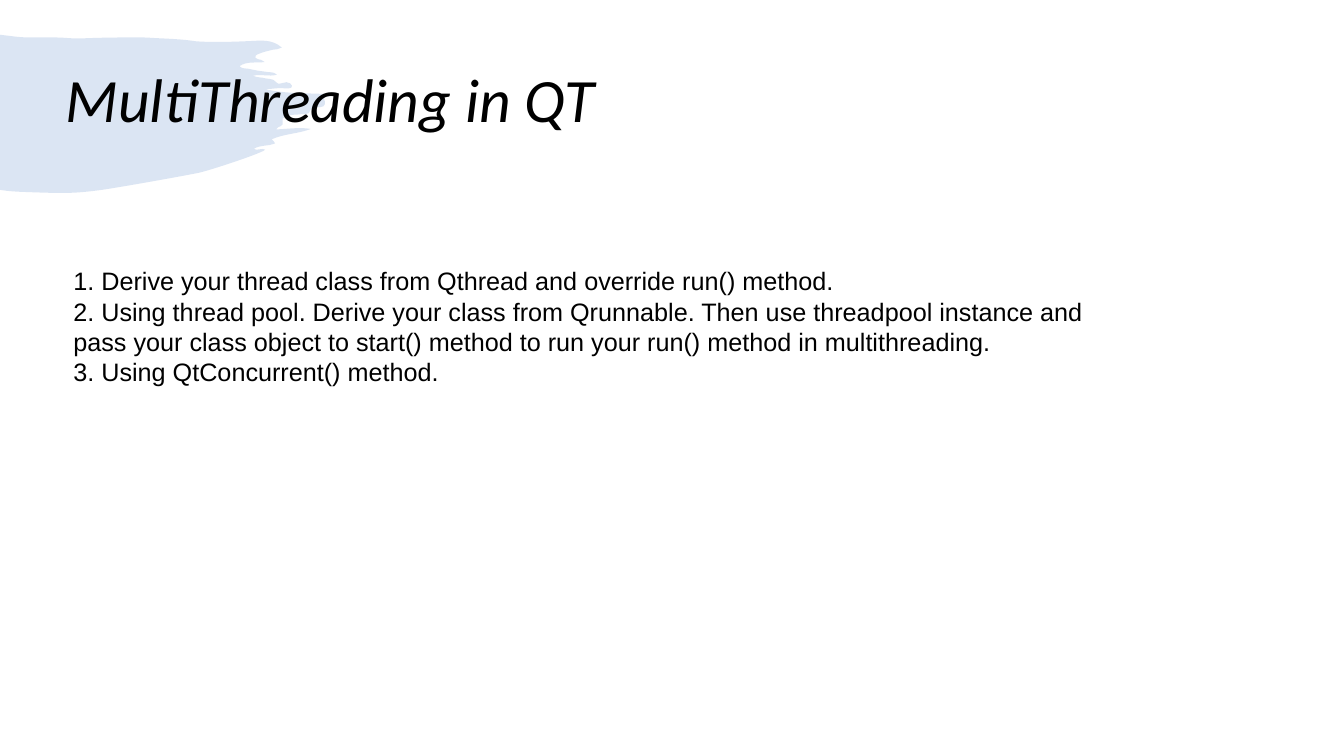
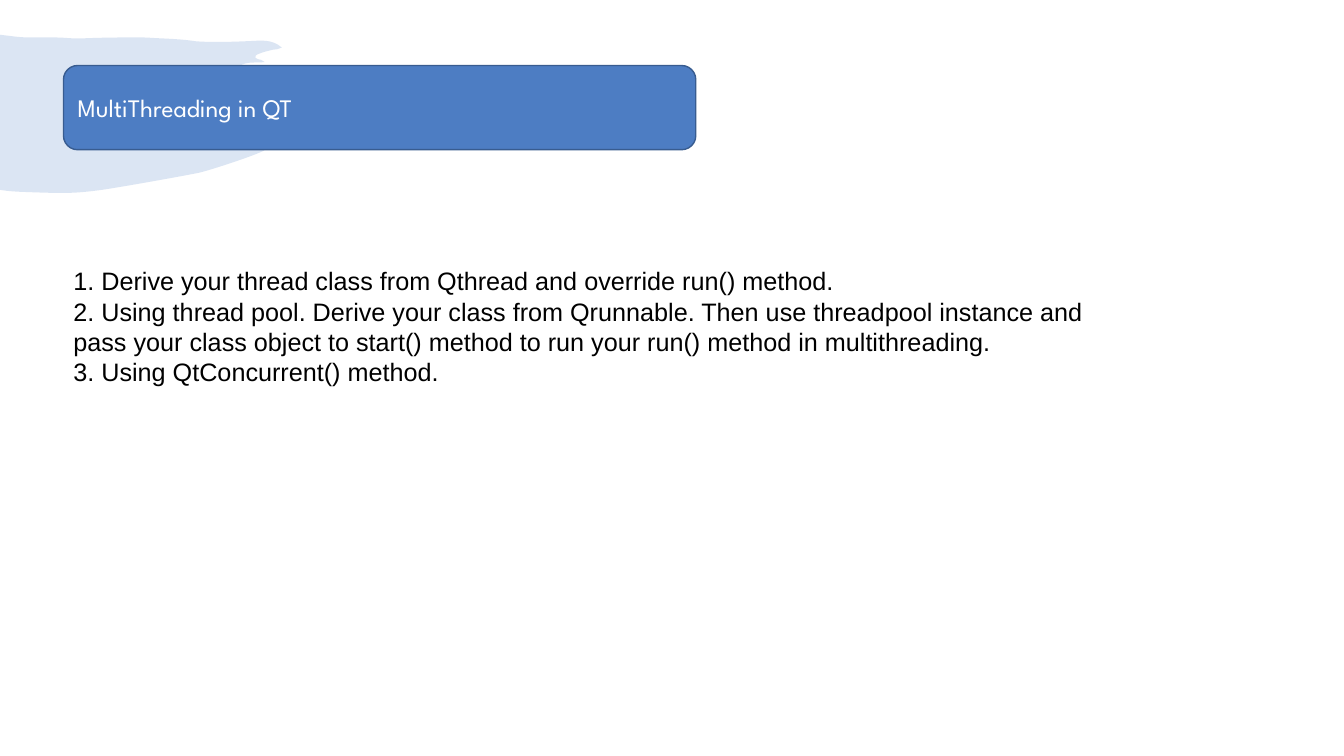
Before and after one commit to girishlande/QtProjects, a slide deck: slide 30 of learnings.pptx (slide 29 before the commit). Drawn at 1344x756 pixels with LibreOffice and Linux fonts; fonts in the diff are those of the drawing. Boxes give left, top, right and bottom in pixels: in the first picture for what was removed or moved away, otherwise in the second. Text is boxed around its words. In the diff, an @@ line names an element or a change of style, - is before the commit and + after.

```diff
--- a/learnings.pptx
+++ b/learnings.pptx
@@ rounded rectangle "MultiThreading in QT": place and size @@
-rounded rectangle "MultiThreading in QT" at bbox=[66, 79, 595, 133]
+rounded rectangle "MultiThreading in QT" at bbox=[64, 66, 696, 149]
@@ rounded rectangle "MultiThreading in QT" at bbox=[64, 66, 696, 149]: size 44 to 18 pt, font Calibri to League Spartan, text colour #000000 to #FFFFFF, italic off; line spacing 0.9 to 1; fill none to #4D7DC3; outline none to #395C90 1 pt @@
```
Also in this commit, not shown: 5 other slides changed, 3 slides added, 2 slides removed.
